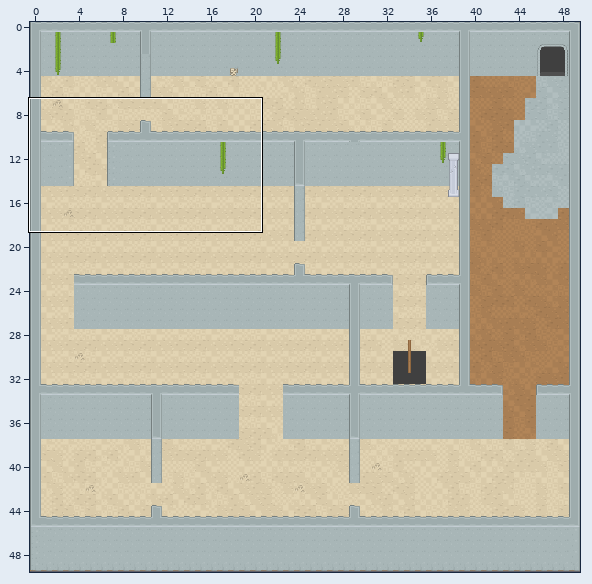
Tiled map: assets/floorTwo.tmx. Above: a wide view before the commit, with the close-up outlined.
Close-up. As it was:
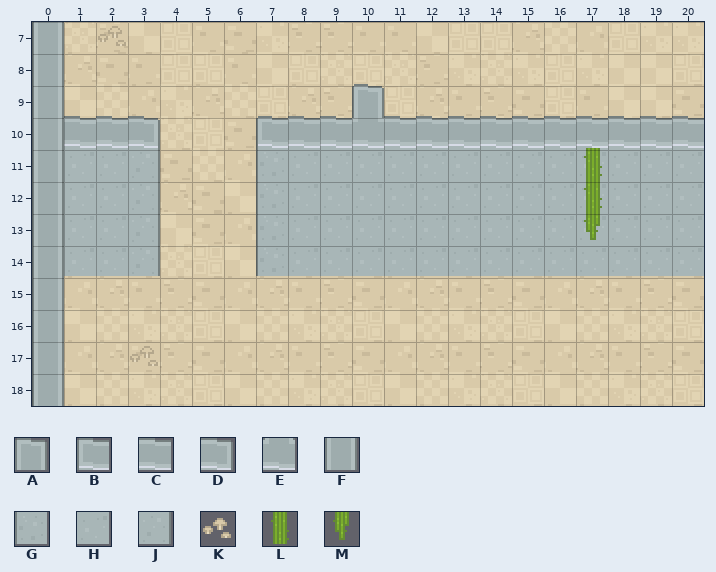
Cells are 16x16 px. Shown: x 0..20, y 7..18. The commit also changed other parts of the map, which this record leaves out.
Key: from "tilemap_packed": A 8, B 9, C 10, D 11, E 15, F 39, G 64, H 65, J 66, K 84, L 88, M 116.
_ is an empty cell.
Layers that did not change in this view are not listed.
Layer "Wall" before, first column x 0:
 7 F____________________
 8 F____________________
 9 F_________A__________
10 FCCD___BCCECCCCCCCCCC
11 FHHJ___GHHHHHHHHHHHHH
12 FHHJ___GHHHHHHHHHHHHH
13 FHHJ___GHHHHHHHHHHHHH
14 FHHJ___GHHHHHHHHHHHHH
15 F____________________
16 F____________________
17 F____________________
18 F____________________
The same view after the edit:
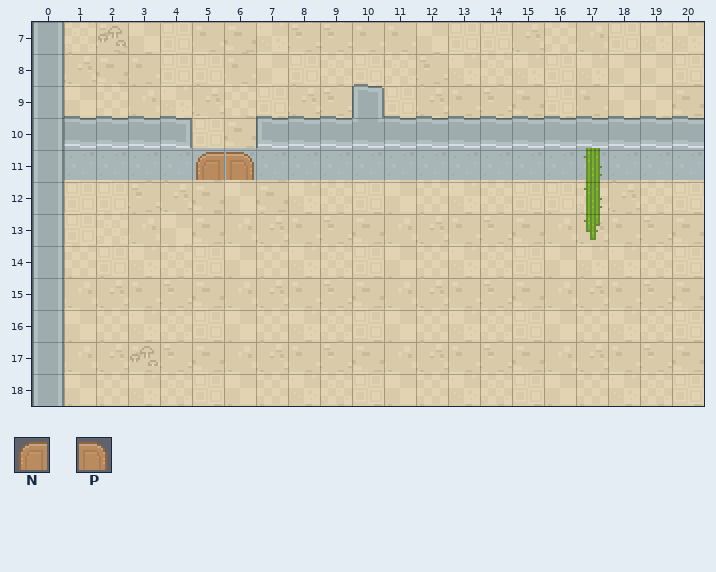
Further tiles: from "tilemap_packed": N 21, P 21 flipped left-right.
Changes in this commit:
Layer "Wall":
y 10: x 3..4 D_ -> CC
y 11: x 3..7 J___G -> HHHHH
y 12..14: x 1..3 HHJ -> ___; x 7..20 GHHHHHHHHHHHHH -> ______________
Layer "Decorations":
y 10: x 4 _ -> D
y 11: x 5..6 __ -> NP
Changed places in both close-ups, as pixel boxes (x1, y1, x2, y2):
changed: (64, 116, 704, 276)
